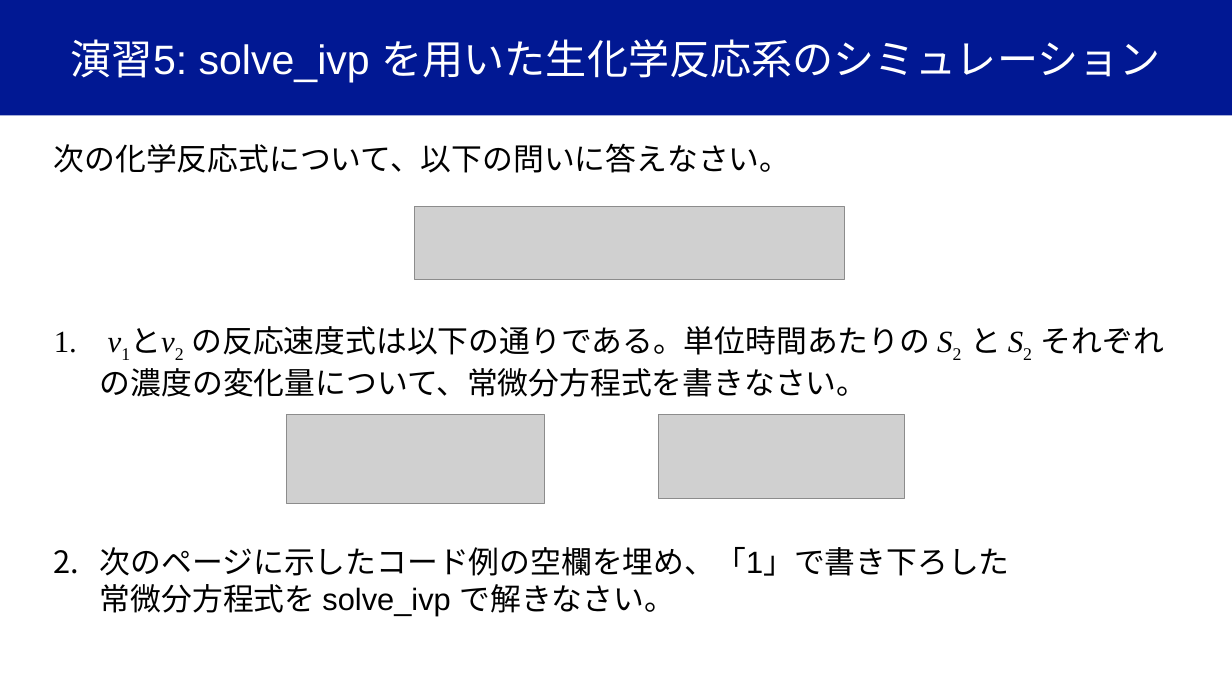
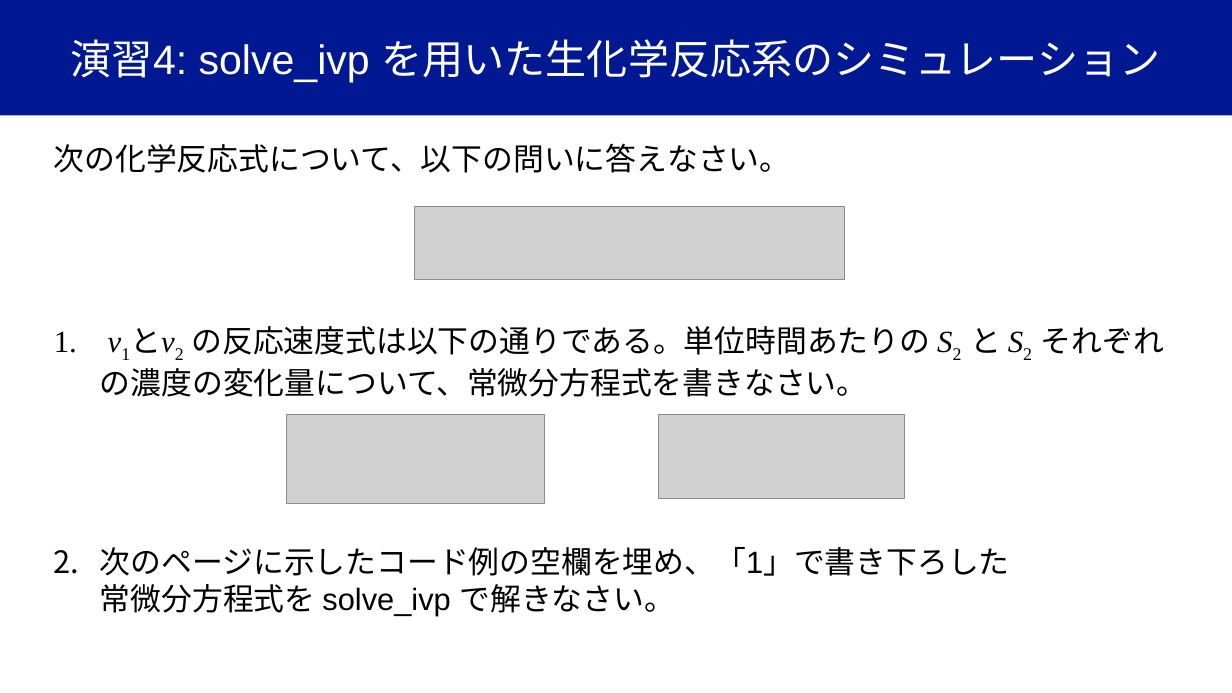
Before and after one commit to YugiLab/Lectures, a slide deck: slide 20 of DS2_2026/Day1/yugi_lecture1_ode.pptx (slide 24 before the commit). Drawn at 1232x693 pixels with LibreOffice and Linux fonts; fonts in the diff are those of the drawing; grey boxes stand for pictures. Boxes give left, top, right and bottom in pixels: in the first picture for what was removed or moved away, otherwise in the second. Text is boxed around its words. In the diff, an @@ line names an element or a change of style, - is before the commit and + after.

Commit message:
advanced assignments
いくつかの演習を発展課題に移動

```diff
--- a/DS2_2026/Day1/yugi_lecture1_ode.pptx
+++ b/DS2_2026/Day1/yugi_lecture1_ode.pptx
@@ title at [71, 39, 1161, 82]: text changed @@
-演習5: solve_ivp を用いた生化学反応系のシミュレーション
+演習4: solve_ivp を用いた生化学反応系のシミュレーション
```
Also in this commit, not shown: 8 other slides changed, 4 slides added, 2 slides removed, 2 other files.
